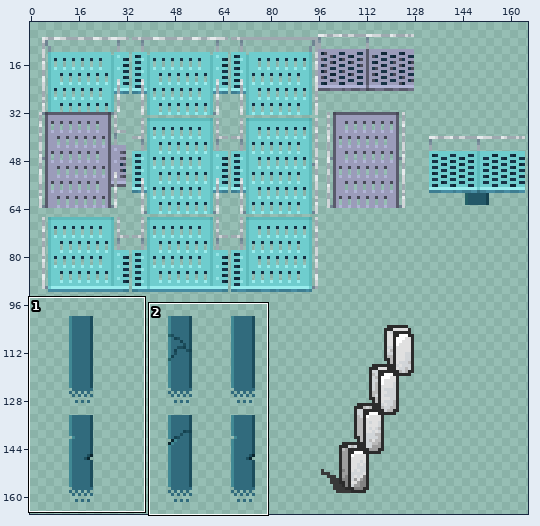
One commit to this sprite sheet: tilesets/free_bridge_transparent_bg.png. Above, an overview of the earlier version with the close-up marked.
Close-up. Before the commit:
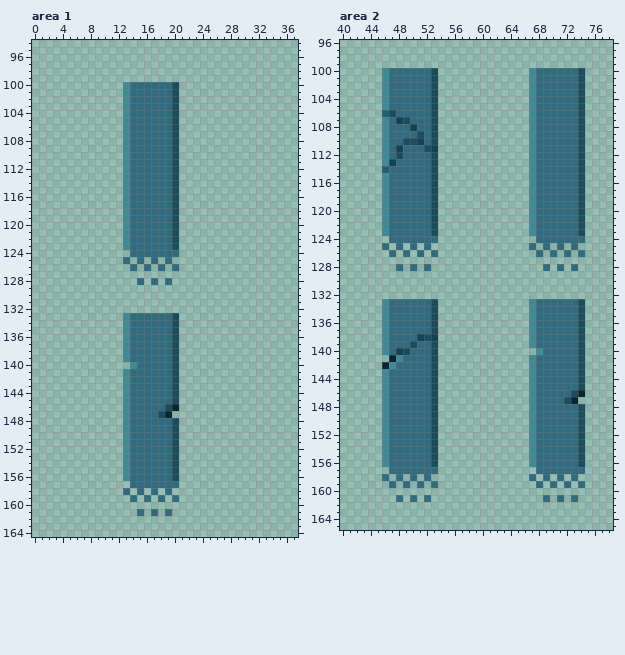
The file is 166x166 pixels. Colours within 5 levels of each other are drawn and written as one. Shown: area 1: x 0..37, y 94..164; area 2: x 40..78, y 96..165. The wide view leaves out empty margins.
The result:
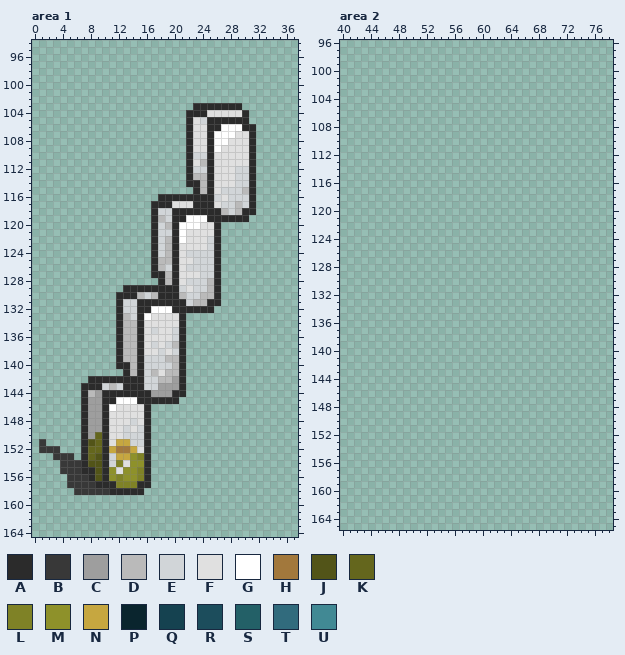
Palette (. is transparent): A #2b2b2b  B #383838  C #9e9e9e  D #bababa  E #d1d5d8  F #e0e0e0  G #ffffff  H #a2783c  J #525418  K #64661d  L #7f8226  M #8e912a  N #c6a740  P #0a252e  Q #154250  R #1c4d5c  S #236067  T #316b7d  U #418994
Change:
Area 1:
y 100..102: x 13..20 UTTTTTTR -> ........
y 103: x 13..20 UTTTTTTR -> ........; x 23..29 ....... -> AAAAAAA
y 104: x 13..20 UTTTTTTR -> ........; x 22..30 ......... -> AAAFFFFFA
y 105: x 13..20 UTTTTTTR -> ........; x 22..30 ......... -> AFEAAAAAA
y 106: x 13..20 UTTTTTTR -> ........; x 22..31 .......... -> AFFAAGGGAA
y 107: x 13..20 UTTTTTTR -> ........; x 22..31 .......... -> AFFAGGGFFA
y 108: x 13..20 UTTTTTTR -> ........; x 22..31 .......... -> AFFAGGFFFA
y 109: x 13..20 UTTTTTTR -> ........; x 22..31 .......... -> AFFAGFFFFA
y 110: x 13..20 UTTTTTTR -> ........; x 22..31 .......... -> AEEAFFFFFA
y 111: x 13..20 UTTTTTTR -> ........; x 22..31 .......... -> AFDAFFFFFA
y 112: x 13..20 UTTTTTTR -> ........; x 22..31 .......... -> AEEAFFFEEA
y 113: x 13..20 UTTTTTTR -> ........; x 22..31 .......... -> ADDAFFFEEA
y 114: x 13..20 UTTTTTTR -> ........; x 22..31 .......... -> AADAFFFEEA
y 115: x 13..20 UTTTTTTR -> ........; x 23..31 ......... -> ADAFEEEDA
y 116: x 13..31 UTTTTTTR........... -> .....AAAAAAAAEFEEEA
y 117: x 13..31 UTTTTTTR........... -> ....AAAFFFAAAFEEDEA
y 118: x 13..31 UTTTTTTR........... -> ....AEEAAAAAAADEDAA
y 119: x 13..30 UTTTTTTR.......... -> ....ADEAAGGGAAAAAA
y 120: x 13..26 UTTTTTTR...... -> ....AEDAGGGFFA
y 121: x 13..26 UTTTTTTR...... -> ....AEEAGFFFFA
y 122: x 13..26 UTTTTTTR...... -> ....AEDAGFFFEA
y 123: x 13..26 UTTTTTTR...... -> ....AEDAFFFFEA
y 124: x 14..26 TTTTTTT...... -> ...AEDAFEEEEA
y 125: x 13 T -> .; x 15 T -> .; x 17..26 T.T....... -> ADDAFFEEEA
y 126: x 14 T -> .; x 16..26 T.T.T...... -> .ADEAFEEEEA
y 127: x 17..26 .......... -> AADAFFFEEA
y 128: x 15 T -> .; x 17..26 T.T....... -> .ADAFEEEDA
y 129: x 13..26 .............. -> AAAAAAAAEFEEDA
y 130: x 12..26 ............... -> AAADEDAAADEEDDA
y 131: x 12..26 ............... -> AEEAAAAAAAEDDAA
y 132: x 12..25 .............. -> AEEAAGGGAAAAAA
y 133: x 12..21 .UTTTTTTR. -> ADEAGFFFFA
y 134: x 12..21 .UTTTTTTR. -> ADDAFFFFFA
y 135: x 12..21 .UTTTTTTR. -> ADDAFEFFEA
y 136: x 12..21 .UTTTTTTR. -> ADDAFFFFEA
y 137: x 12..21 .UTTTTTTR. -> ADDAFEFEDA
y 138: x 12..21 .UTTTTTTR. -> ADDAFFEFEA
y 139: x 12..21 .UTTTTTTR. -> ADDAEEEDDA
y 140: x 12..21 ..UTTTTTR. -> AADAEEEEDA
y 141: x 13..21 UTTTTTTR. -> ADAEDFDDA
y 142: x 8..21 .....UTTTTTTR. -> AAAAAAAAEEDDCA
y 143: x 7..21 ......UTTTTTTR. -> AAAEDEAAAEECCCA
y 144: x 7..21 ......UTTTTTTR. -> ADCAAAAAAACCCAA
y 145: x 7..20 ......UTTTTTTR -> ACCAAGGGAAAAAA
y 146: x 7..20 ......UTTTTTRP -> ACCAGFFFFA....
y 147: x 7..19 ......UTTTTRP -> ACCAFFFFFA...
y 148: x 7..20 ......UTTTTTTR -> ACCAFFFEFA....
y 149: x 7..20 ......UTTTTTTR -> ACCAFFEFEA....
y 150: x 7..20 ......UTTTTTTR -> ACKAFFEEEA....
y 151: x 1 . -> B; x 7..20 ......UTTTTTTR -> AJKAFNNEEA....
y 152: x 1..3 ... -> BBB; x 7..20 ......UTTTTTTR -> AKKANHHNFA....
y 153: x 3..5 ... -> BBB; x 7..20 ......UTTTTTTR -> AKJAENNMLA....
y 154: x 4..20 .........UTTTTTTR -> BBBAJJAELFMMA....
y 155: x 4..20 .........UTTTTTTR -> BBBAAJAMFMMLA....
y 156: x 5..20 ........UTTTTTTR -> BBBAJAMLMMLA....
y 157: x 5..20 .........TTTTTTT -> BBBBAAALLLAA....
y 158: x 6..15 .......T.T -> BBBBBAAAAA; x 17 T -> .; x 19 T -> .
y 159: x 14 T -> .; x 16 T -> .; x 18 T -> .; x 20 T -> .
y 161: x 15 T -> .; x 17 T -> .; x 19 T -> .
Area 2:
y 100..105: x 46..53 UTTTTTTR -> ........; x 67..74 UTTTTTTR -> ........
y 106: x 46..53 SRTTTTTR -> ........; x 67..74 UTTTTTTR -> ........
y 107: x 46..53 UTQRTTTR -> ........; x 67..74 UTTTTTTR -> ........
y 108: x 46..53 UTTTQTTR -> ........; x 67..74 UTTTTTTR -> ........
y 109: x 46..53 UTTTTRTR -> ........; x 67..74 UTTTTTTR -> ........
y 110: x 46..53 UTTRRQTR -> ........; x 67..74 UTTTTTTR -> ........
y 111: x 46..53 UTQTTTRQ -> ........; x 67..74 UTTTTTTR -> ........
y 112: x 46..53 UTRTTTTR -> ........; x 67..74 UTTTTTTR -> ........
y 113: x 46..53 UQTTTTTR -> ........; x 67..74 UTTTTTTR -> ........
y 114: x 46..53 STTTTTTR -> ........; x 67..74 UTTTTTTR -> ........
y 115..123: x 46..53 UTTTTTTR -> ........; x 67..74 UTTTTTTR -> ........
y 124: x 47..53 TTTTTTT -> .......; x 68..74 TTTTTTT -> .......
y 125: x 46 T -> .; x 48 T -> .; x 50 T -> .; x 52 T -> .; x 67 T -> .; x 69 T -> .; x 71 T -> .; x 73 T -> .
y 126: x 47 T -> .; x 49 T -> .; x 51 T -> .; x 53 T -> .; x 68 T -> .; x 70 T -> .; x 72 T -> .; x 74 T -> .
y 128: x 48 T -> .; x 50 T -> .; x 52 T -> .; x 69 T -> .; x 71 T -> .; x 73 T -> .
y 133..137: x 46..53 UTTTTTTR -> ........; x 67..74 UTTTTTTR -> ........
y 138: x 46..53 UTTTTQRQ -> ........; x 67..74 UTTTTTTR -> ........
y 139: x 46..53 UTTTRTTR -> ........; x 67..74 UTTTTTTR -> ........
y 140: x 46..53 UTQRTTTR -> ........; x 68..74 UTTTTTR -> .......
y 141: x 47..53 PUTTTTR -> .......; x 67..74 UTTTTTTR -> ........
y 142: x 46..53 PUTTTTTR -> ........; x 67..74 UTTTTTTR -> ........
y 143..145: x 46..53 UTTTTTTR -> ........; x 67..74 UTTTTTTR -> ........
y 146: x 46..53 UTTTTTTR -> ........; x 67..74 UTTTTTRP -> ........
y 147: x 46..53 UTTTTTTR -> ........; x 67..73 UTTTTRP -> .......
y 148..156: x 46..53 UTTTTTTR -> ........; x 67..74 UTTTTTTR -> ........
y 157: x 47..53 TTTTTTT -> .......; x 68..74 TTTTTTT -> .......
y 158: x 46 T -> .; x 48 T -> .; x 50 T -> .; x 52 T -> .; x 67 T -> .; x 69 T -> .; x 71 T -> .; x 73 T -> .
y 159: x 47 T -> .; x 49 T -> .; x 51 T -> .; x 53 T -> .; x 68 T -> .; x 70 T -> .; x 72 T -> .; x 74 T -> .
y 161: x 48 T -> .; x 50 T -> .; x 52 T -> .; x 69 T -> .; x 71 T -> .; x 73 T -> .
Changed places in both close-ups, as pixel boxes (x1, y1, x2, y2):
changed: (39, 82, 256, 516)
erased: (382, 68, 438, 271)
erased: (529, 68, 585, 271)
erased: (382, 299, 438, 502)
erased: (529, 299, 585, 502)
